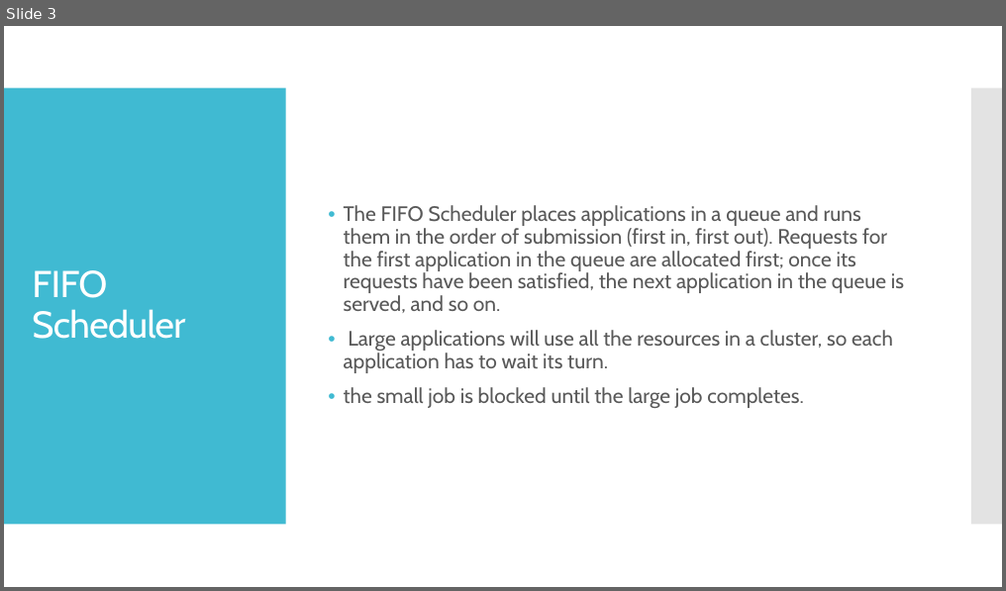
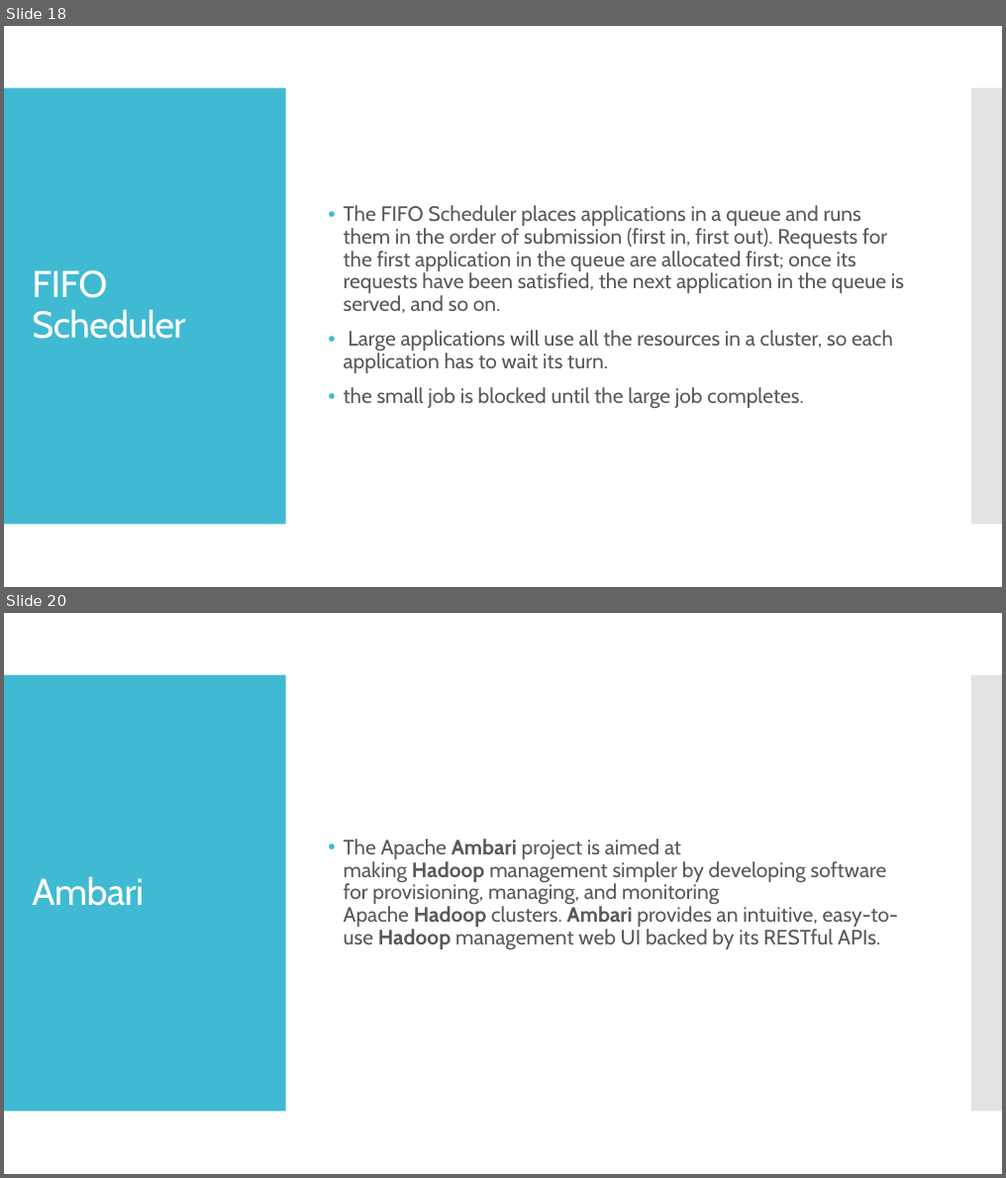
Before and after one commit to ketankk/BDppt, a slide deck: ppt/HADOOP.pptx. Shown one above the other, each under a label of ours: slide 3 before the commit, slides 18 and 20 after it; the slides between them are not shown. The pictures are 1006x591 and 1006x1178 pixels, drawn with LibreOffice and Linux fonts; fonts in the diff are those of the drawing. Boxes give left, top, right and bottom in pixels: in the first picture for what was removed or moved away, otherwise in the second. Text is boxed around its words. In the diff, an @@ line names an element or a change of style, - is before the commit and + after.

Commit message:
MapReduce,Hadoop,Spark

```diff
--- a/ppt/HADOOP.pptx
+++ b/ppt/HADOOP.pptx
@@ slide 20 added at (4,613,1002,1174), background #FFFFFF; not listed: 2 template elements that a slide beside it also shows @@
@@ text added at (344,839,898,950), 20 pt, text #595959 @@
+• The Apache Ambari project is aimed at making Hadoop management simpler by developing software for provisioning, managing, and monitoring Apache Hadoop clusters. Ambari provides an intuitive, easy-to-use Hadoop management web UI backed by its RESTful APIs.
@@ title added at (32,876,144,906), 36 pt, text #FFFFFF @@
+Ambari
@@ what was slide 3 is now slide 18 @@
```
Also in this commit, not shown: 2 slides changed, 16 other slides added, 11 other files.
